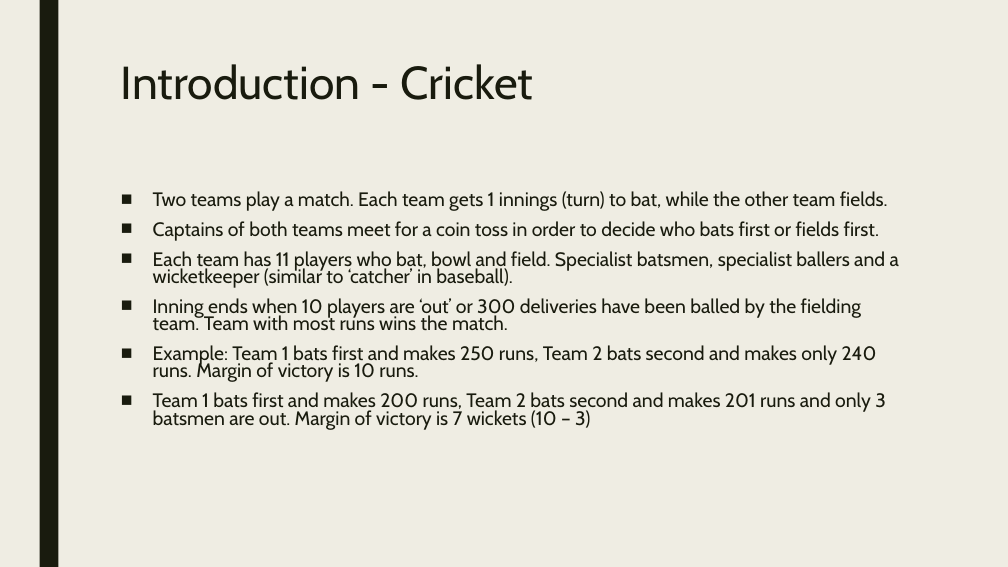
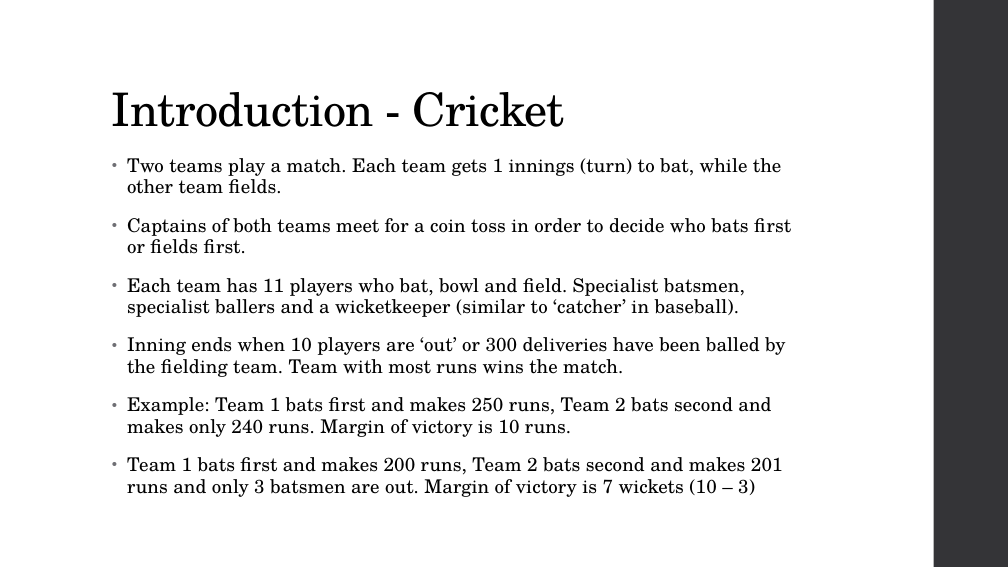
Before and after one commit to npsquared/3251_Presentation, a slide deck: slide 3 of 3251 - Cricket Prediction - Nitin Prakash.pptx. Drawn at 1008x567 pixels with LibreOffice and Linux fonts; fonts in the diff are those of the drawing. Boxes give left, top, right and bottom in pixels: in the first picture for what was removed or moved away, otherwise in the second. Text is boxed around its words. In the diff, an @@ line names an element or a change of style, - is before the commit and + after.

```diff
--- a/3251 - Cricket Prediction - Nitin Prakash.pptx
+++ b/3251 - Cricket Prediction - Nitin Prakash.pptx
@@ background #EFEDE3 to #FFFFFF @@
@@ rectangle removed at [39,0,58,567] @@
@@ rectangle added at [934,0,1008,567], fill #353537 @@
@@ title "Introduction - Cricket": place and size @@
-title "Introduction - Cricket" at [121,64,534,100]
+title "Introduction - Cricket" at [112,92,564,127]
@@ title "Introduction - Cricket" at [112,92,564,127]: font Cabin to TeX Gyre Schola, text colour #191B0E to #000000, letter spacing 0 to -0.5 pt; line spacing 0.89 to 0.9; vertical alignment top to bottom @@
@@ text "Two teams play a match. ...": place and size @@
-text "Two teams play a match. ..." at [153,191,899,430]
+text "Two teams play a match. ..." at [127,158,791,497]
@@ text "Two teams play a match. ..." at [127,158,791,497]: size 18.5 to 18 pt, font Cabin to TeX Gyre Schola, text colour #191B0E to #000000, letter spacing 0 to 0.1 pt; bullet ■ to •; line spacing 0.74 to 0.95; more space between paragraphs @@
```
Also in this commit, not shown: 18 other slides changed.
